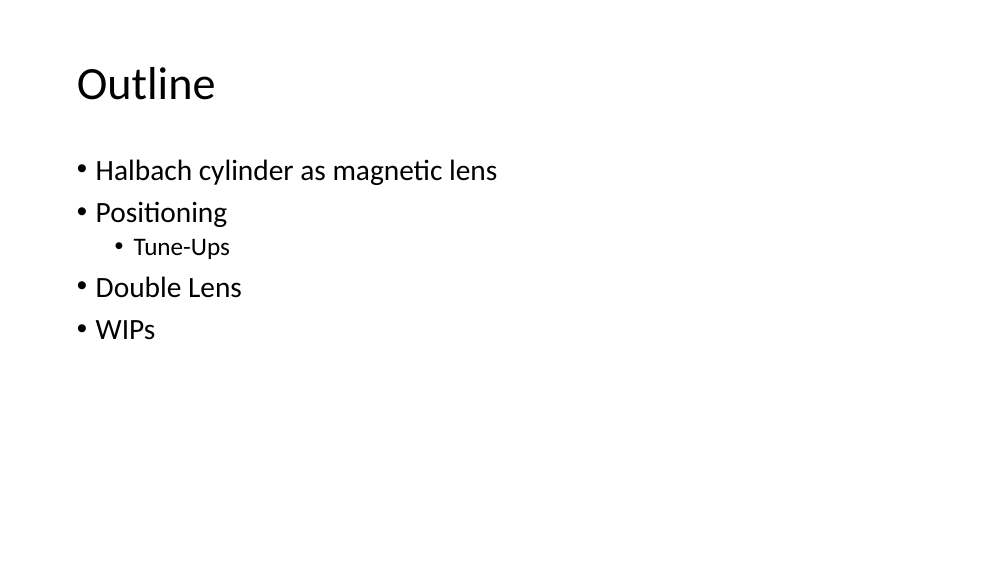
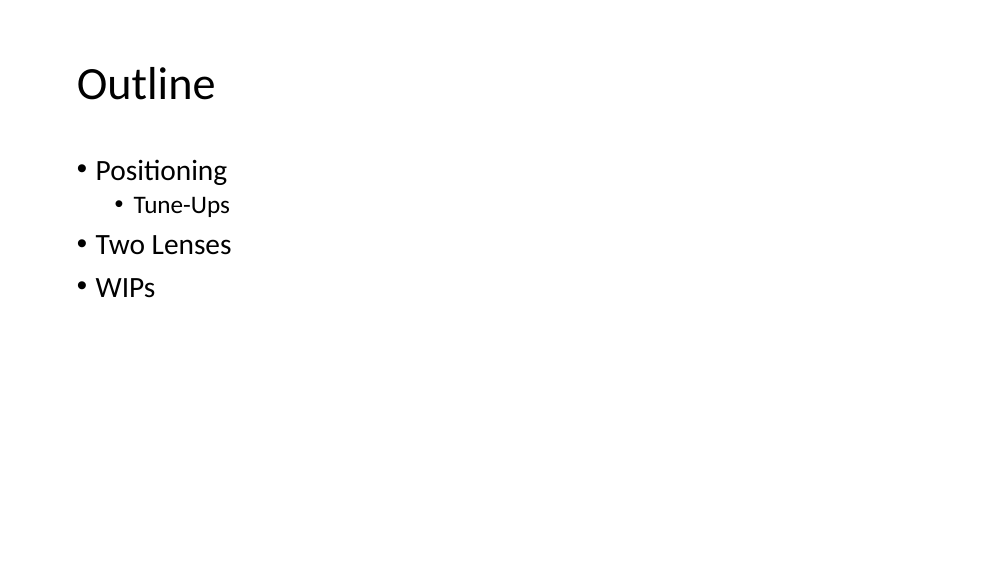
Before and after one commit to Andrew-wi/magnetic_lens, a slide deck: slide 2 of magnetic_lens_monte_carlo/Lens Presentation, Sept 1.pptx. Drawn at 1008x567 pixels with LibreOffice and Linux fonts; fonts in the diff are those of the drawing. Boxes give left, top, right and bottom in pixels: in the first picture for what was removed or moved away, otherwise in the second. Text is boxed around its words. In the diff, an @@ line names an element or a change of style, - is before the commit and + after.

```diff
--- a/magnetic_lens_monte_carlo/Lens Presentation, Sept 1.pptx
+++ b/magnetic_lens_monte_carlo/Lens Presentation, Sept 1.pptx
@@ text at (96, 159, 497, 185): paragraph removed @@
-• Halbach cylinder as magnetic lens
@@ text at (96, 235, 232, 255): text changed @@
-• Double Lens
+• Two Lenses
```
Also in this commit, not shown: 4 other slides changed, 2 slides removed, 3 other files.
